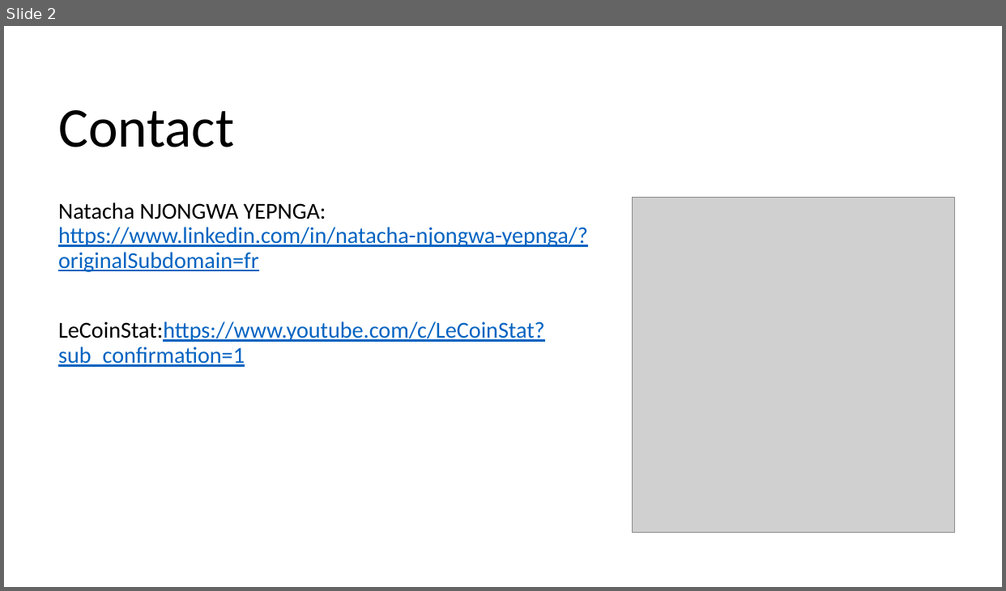
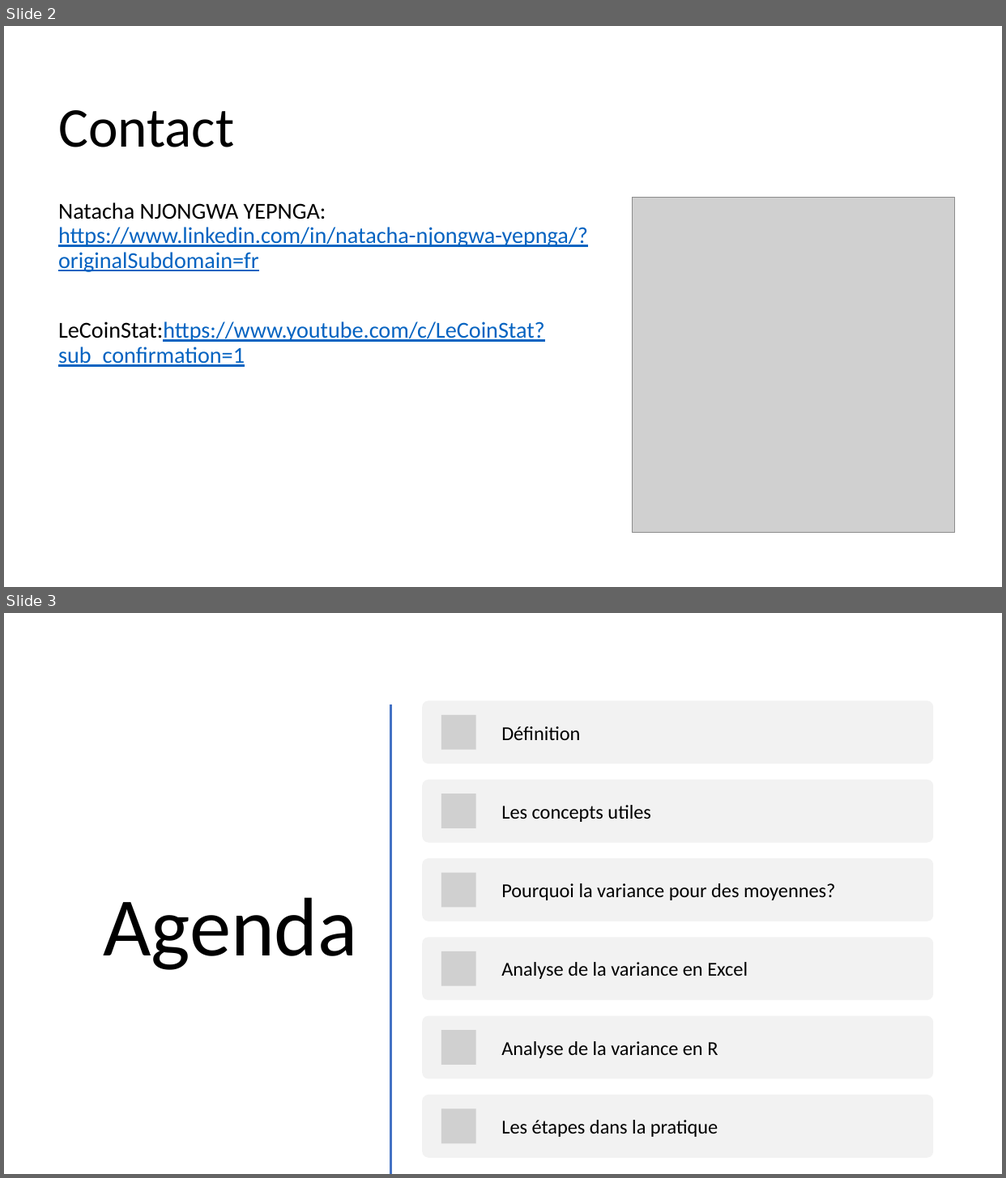
Before and after one commit to LeCoinStat/WAS, a slide deck: WAS20/Présentation1.pptx. Shown one above the other, each under a label of ours: slide 2 before the commit, slides 2 and 3 after it. The pictures are 1006x591 and 1006x1178 pixels, drawn with LibreOffice and Linux fonts; fonts in the diff are those of the drawing; grey boxes stand for pictures. Boxes give left, top, right and bottom in pixels: in the first picture for what was removed or moved away, otherwise in the second. Text is boxed around its words. In the diff, an @@ line names an element or a change of style, - is before the commit and + after.

```diff
--- a/WAS20/Présentation1.pptx
+++ b/WAS20/Présentation1.pptx
@@ slide 3 added at [4,613,1002,1174], background #FFFFFF @@
@@ line added from (391, 706) to (391, 1174), #ED7D31 2 pt @@
@@ title added at [103,897,358,970], 80 pt, text #000000 @@
+Agenda
@@ group added at [423,700,934,1158]: 6 rounded rectangles, 6 pictures, 6 frees @@
+Définition
+Les concepts utiles
+Pourquoi la variance pour des moyennes?
+Analyse de la variance en Excel
+Analyse de la variance en R
+Les étapes dans la pratique
```
Also in this commit, not shown: 16 other slides added, 3 slides removed, 1 other file.
